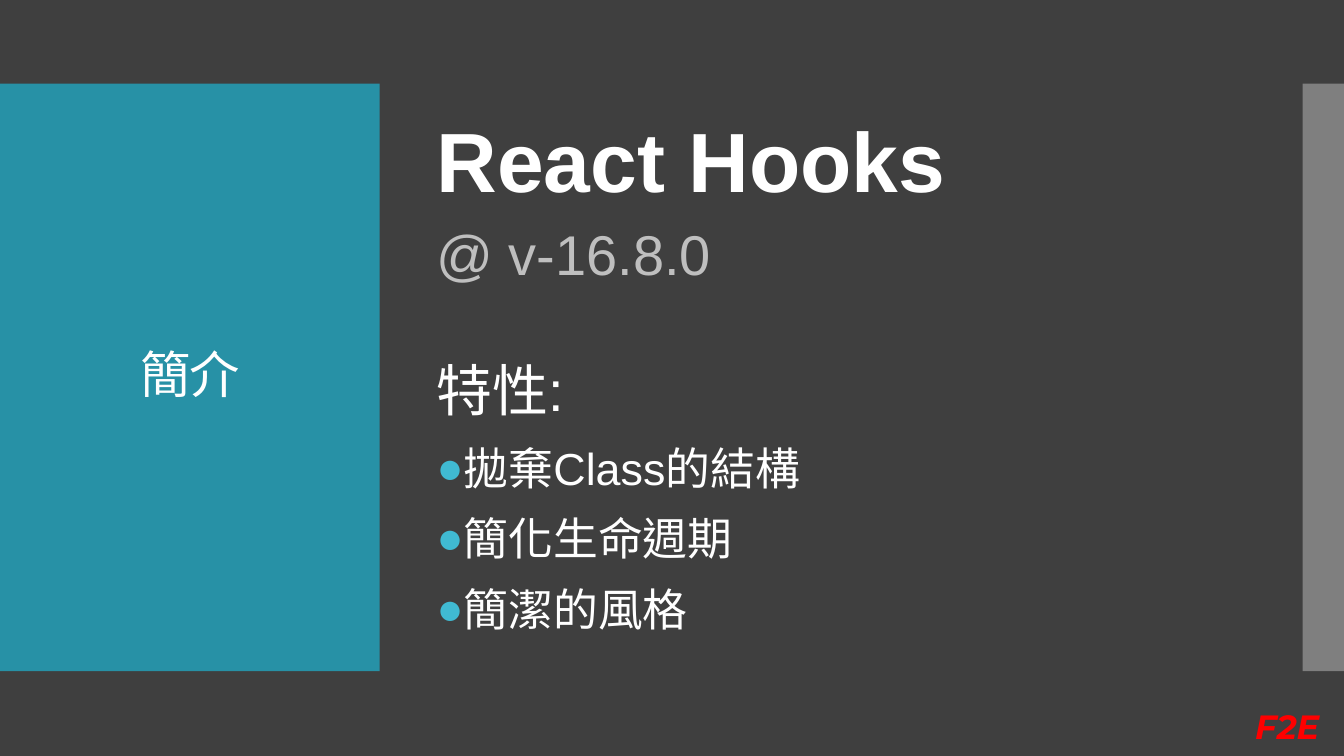
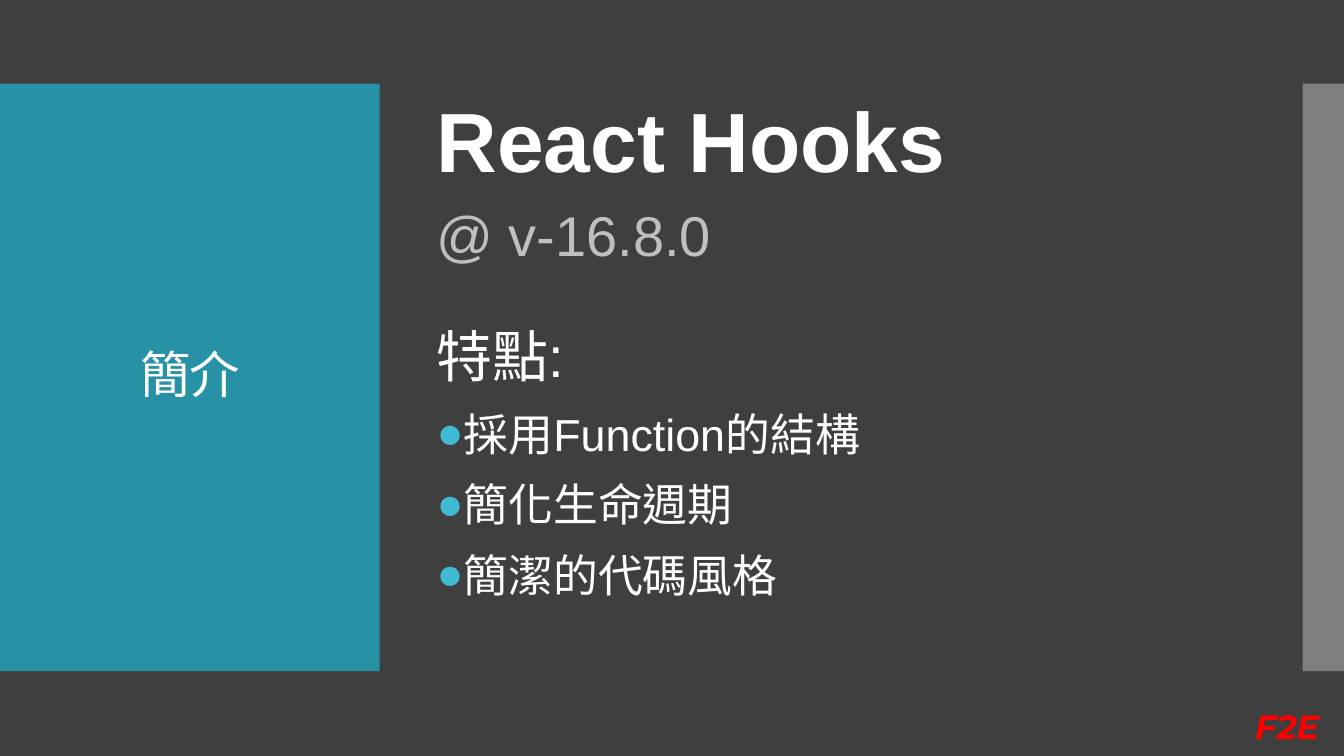
Before and after one commit to Kader-coder/React-Hooks, a slide deck: slide 4 of PPT/React Hooks &.pptx. Drawn at 1344x756 pixels with LibreOffice and Linux fonts; fonts in the diff are those of the drawing. Boxes give left, top, right and bottom in pixels: in the first picture for what was removed or moved away, otherwise in the second. Text is boxed around its words. In the diff, an @@ line names an element or a change of style, - is before the commit and + after.

```diff
--- a/PPT/React Hooks &.pptx
+++ b/PPT/React Hooks &.pptx
@@ text "React Hooks" at (437, 111, 946, 596): vertical alignment middle to top @@
@@ text at (437, 330, 860, 455): text changed @@
-特性:
-● 拋棄Class的結構
+特點:
+● 採用Function的結構
@@ text at (464, 554, 778, 596): text changed @@
-● 簡潔的風格
+● 簡潔的代碼風格
```
Also in this commit, not shown: 5 other slides changed, 6 slides added, 5 slides removed, 1 other file.
